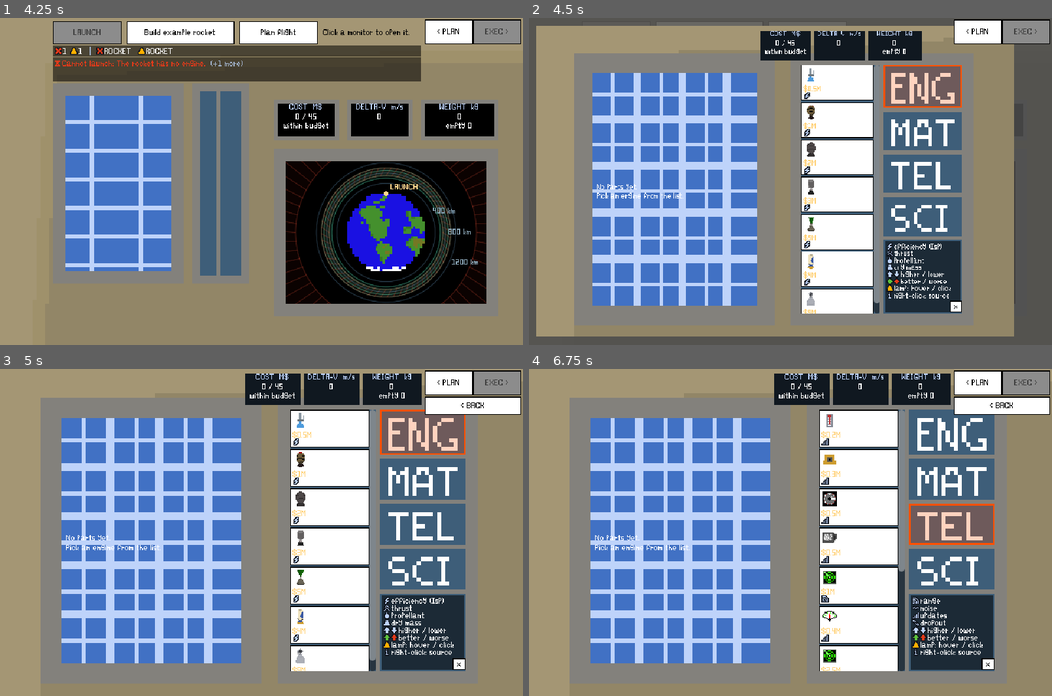
Above: before the commit, frames 1-4 (two rows, left to right).
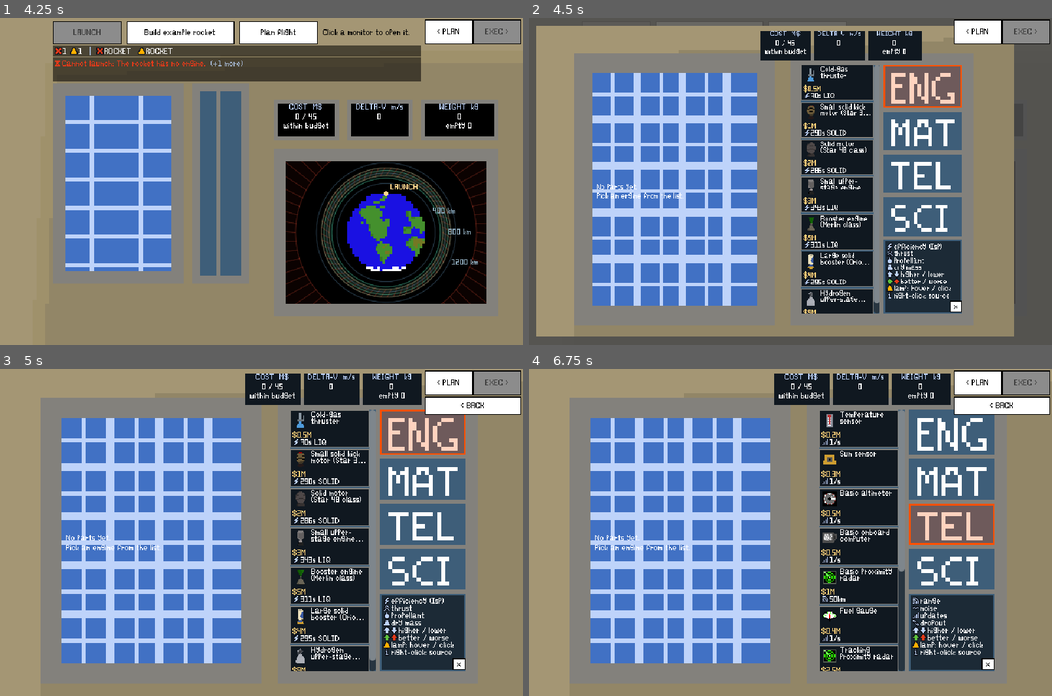
Above: after the commit, the same moments.

Repository: IlayLa/OrbitOrange
Game: Godot game, scene res://scenes/MainMenu.tscn
Two runs of this game, one before a commit and one after it. Both use one fixed random seed, a clock stepped at 60 frames per second and the inputs below.
Inputs (mouse positions are in pixels of both pictures, inside the frame that each line leads up to):
- Up to frame 1 (4.25 s): click "Start new game" at 0.5 s; click "First orbit" at 1.25 s; click "Higher horizons" at 2 s; click "High-orbit Earth imaging" at 2.75 s; click "Accept mission" at 3.5 s
- Up to frame 2 (4.5 s): click (649, 184) at 4.25 s
- Up to frame 3 (5 s): no input
- Up to frame 4 (6.75 s): click (952, 431) at 5 s; click (952, 480) at 5.75 s; click (952, 525) at 6.5 s

Frame 1 is identical in both runs. In frame 2, 8.8% of the frame differs, in the area x 52-66%, y 14-91%; in frame 3, 10%; in frame 4, 10%, in the area x 55-71%, y 12-93%.

Commit message:
Fix button skin: readable part cards, theme loads on first import
PartCard extends Button, so the white project skin covered the cards and
hid their light part names. Give PartCard its own dark card styles (the
ChoiceCard palette).

The project theme loads before a fresh clone's first import, so its
ext_resource on assets/ui/button_skin.png failed and check_project
reported a failed import. Embed the 9x3 skin as an Image sub-resource in
ui_theme.tres, drop the PNG, and have tools/build_button_skin.gd rewrite
the theme's pixel data instead.

Co-Authored-By: Claude Opus 5.5 <noreply@anthropic.com>

Diff:
--- a/assets/ui/ui_theme.tres
+++ b/assets/ui/ui_theme.tres
@@ -1,13 +1,26 @@
-[gd_resource type="Theme" load_steps=7 format=3]
+[gd_resource type="Theme" load_steps=8 format=3]
 
-[ext_resource type="Texture2D" uid="uid://dcv3hqelnxfiq" path="res://assets/ui/button_skin.png" id="1_skin"]
+; The button skin's pixels live inside this file, not in a PNG: the project
+; theme loads before a fresh clone's first import, when no imported PNG exists
+; yet. tools/build_button_skin.gd rewrites the "data" line from design/buttons.png.
+[sub_resource type="Image" id="Image_skin"]
+data = {
+"data": PackedByteArray(0, 0, 0, 255, 0, 0, 0, 255, 0, 0, 0, 255, 88, 210, 0, 255, 88, 210, 0, 255, 88, 210, 0, 255, 88, 210, 0, 255, 88, 210, 0, 255, 88, 210, 0, 255, 0, 0, 0, 255, 255, 255, 255, 255, 0, 0, 0, 255, 88, 210, 0, 255, 244, 255, 236, 255, 88, 210, 0, 255, 88, 210, 0, 255, 0, 0, 0, 0, 88, 210, 0, 255, 0, 0, 0, 255, 0, 0, 0, 255, 0, 0, 0, 255, 88, 210, 0, 255, 88, 210, 0, 255, 88, 210, 0, 255, 88, 210, 0, 255, 88, 210, 0, 255, 88, 210, 0, 255),
+"format": "RGBA8",
+"height": 3,
+"mipmaps": false,
+"width": 9
+}
+
+[sub_resource type="ImageTexture" id="ImageTexture_skin"]
+image = SubResource("Image_skin")
 
 [sub_resource type="StyleBoxTexture" id="StyleBoxTexture_normal"]
 content_margin_left = 5.0
 content_margin_top = 2.0
 content_margin_right = 5.0
 content_margin_bottom = 2.0
-texture = ExtResource("1_skin")
+texture = SubResource("ImageTexture_skin")
 texture_margin_left = 1.0
 texture_margin_top = 1.0
 texture_margin_right = 1.0
@@ -19,7 +32,7 @@
 content_margin_top = 2.0
 content_margin_right = 5.0
 content_margin_bottom = 2.0
-texture = ExtResource("1_skin")
+texture = SubResource("ImageTexture_skin")
 texture_margin_left = 1.0
 texture_margin_top = 1.0
 texture_margin_right = 1.0
@@ -32,7 +45,7 @@
 content_margin_top = 2.0
 content_margin_right = 5.0
 content_margin_bottom = 2.0
-texture = ExtResource("1_skin")
+texture = SubResource("ImageTexture_skin")
 texture_margin_left = 1.0
 texture_margin_top = 1.0
 texture_margin_right = 1.0
@@ -44,7 +57,7 @@
 content_margin_top = 2.0
 content_margin_right = 5.0
 content_margin_bottom = 2.0
-texture = ExtResource("1_skin")
+texture = SubResource("ImageTexture_skin")
 texture_margin_left = 1.0
 texture_margin_top = 1.0
 texture_margin_right = 1.0
@@ -57,7 +70,7 @@
 content_margin_top = 2.0
 content_margin_right = 5.0
 content_margin_bottom = 2.0
-texture = ExtResource("1_skin")
+texture = SubResource("ImageTexture_skin")
 texture_margin_left = 1.0
 texture_margin_top = 1.0
 texture_margin_right = 1.0
--- a/scripts/design/PartCard.gd
+++ b/scripts/design/PartCard.gd
@@ -20,6 +20,12 @@
 const COLOR_CARD_TEXT := Color("ffffff")
 const COLOR_COST_TEXT := Color("ffd27a")
 const COLOR_GLYPH := Color("bed3fa")
+## The card keeps its own dark face: its labels are light, so the project's
+## white button skin (assets/ui/ui_theme.tres) would hide them.
+const COLOR_CARD := Color("101820")
+const COLOR_CARD_PRESSED := Color("1b2c44")
+const COLOR_FRAME := Color("83817c")
+const COLOR_FRAME_HOVER := Color("bed3fa")
 
 const ENGINE_TYPE_SOLID := "solid"
 
@@ -33,6 +39,7 @@
 	size = custom_minimum_size
 	clip_contents = true
 	focus_mode = Control.FOCUS_NONE
+	_apply_card_styles()
 
 	var icon_rect := TextureRect.new()
 	icon_rect.position = Vector2(MARGIN_PIXELS, MARGIN_PIXELS)
@@ -85,6 +92,24 @@
 	mouse_entered.connect(_on_mouse_entered)
 	mouse_exited.connect(_on_mouse_exited)
 	gui_input.connect(_on_gui_input)
+
+
+## Dark card styles for every button state, replacing the theme's button skin.
+func _apply_card_styles() -> void:
+	for style_name in ["normal", "hover", "pressed", "hover_pressed", "disabled", "focus"]:
+		var style := StyleBoxFlat.new()
+		style.bg_color = COLOR_CARD
+		style.border_color = COLOR_FRAME
+		style.set_border_width_all(1)
+		match style_name:
+			"hover":
+				style.border_color = COLOR_FRAME_HOVER
+			"pressed", "hover_pressed":
+				style.bg_color = COLOR_CARD_PRESSED
+				style.border_color = COLOR_FRAME_HOVER
+			"focus":
+				style.draw_center = false
+		add_theme_stylebox_override(style_name, style)
 
 
 ## The cost as "$1M" or "$12.5M".
--- a/tools/build_button_skin.gd
+++ b/tools/build_button_skin.gd
@@ -1,5 +1,8 @@
 extends SceneTree
-## Rebuilds res://assets/ui/button_skin.png from the team's res://design/buttons.png.
+## Rebuilds the button skin pixels inside res://assets/ui/ui_theme.tres from the
+## team's res://design/buttons.png. The pixels are kept in the theme (an Image
+## sub-resource) rather than in a PNG, because the project theme loads before a
+## fresh clone's first import, when no imported PNG exists yet.
 ##
 ## The source sheet draws its frames with icons inside them, so a plain 9-slice of
 ## the sheet would stretch the icons across every button. This script copies each
@@ -8,12 +11,14 @@
 ##   x 0: normal  - black border, white fill (the "+" / "-" boxes, top row)
 ##   x 3: pressed - green border, pale green fill (the "PRESSED BUTTON" frame)
 ##   x 6: focus   - green border, transparent fill (drawn over the other states)
-## assets/ui/ui_theme.tres cuts these frames with StyleBoxTexture region_rect.
+## The theme's StyleBoxTextures cut these frames with region_rect.
 ##
 ## Run: godot --headless --path . -s tools/build_button_skin.gd
 
 const SOURCE_PATH := "res://design/buttons.png"
-const OUTPUT_PATH := "res://assets/ui/button_skin.png"
+const THEME_PATH := "res://assets/ui/ui_theme.tres"
+## The line of the theme's Image sub-resource that holds the RGBA8 pixels.
+const DATA_LINE_PREFIX := "\"data\": PackedByteArray("
 ## A pixel on the border and one inside, per source frame.
 const NORMAL_BORDER_PIXEL := Vector2i(42, 2)
 const NORMAL_FILL_PIXEL := Vector2i(43, 3)
@@ -30,11 +35,11 @@
 	_draw_frame(output, 0, source.get_pixelv(NORMAL_BORDER_PIXEL), source.get_pixelv(NORMAL_FILL_PIXEL))
 	_draw_frame(output, 1, green_border, source.get_pixelv(PRESSED_FILL_PIXEL))
 	_draw_frame(output, 2, green_border, Color(0, 0, 0, 0))
-	var error := output.save_png(ProjectSettings.globalize_path(OUTPUT_PATH))
+	var error := _write_pixels_into_theme(output)
 	if error != OK:
-		push_error("Could not save %s (error %d)" % [OUTPUT_PATH, error])
+		push_error("Could not update %s (error %d)" % [THEME_PATH, error])
 	else:
-		print("Wrote ", OUTPUT_PATH)
+		print("Updated the button skin in ", THEME_PATH)
 	quit(error)
 
 
@@ -44,3 +49,25 @@
 		for x in FRAME_SIZE:
 			var is_border := x == 0 or y == 0 or x == FRAME_SIZE - 1 or y == FRAME_SIZE - 1
 			image.set_pixel(left + x, y, border if is_border else fill)
+
+
+func _write_pixels_into_theme(image: Image) -> Error:
+	var theme_text := FileAccess.get_file_as_string(THEME_PATH)
+	if theme_text.is_empty():
+		return FileAccess.get_open_error()
+	var lines := theme_text.split("\n")
+	var byte_texts: Array[String] = []
+	for byte in image.get_data():
+		byte_texts.append(str(byte))
+	var found := false
+	for line_index in lines.size():
+		if lines[line_index].begins_with(DATA_LINE_PREFIX):
+			lines[line_index] = DATA_LINE_PREFIX + ", ".join(byte_texts) + "),"
+			found = true
+	if not found:
+		return ERR_PARSE_ERROR
+	var file := FileAccess.open(THEME_PATH, FileAccess.WRITE)
+	if file == null:
+		return FileAccess.get_open_error()
+	file.store_string("\n".join(lines))
+	return OK
Binary file removed: assets/ui/button_skin.png
Not shown, removed: assets/ui/button_skin.png.import
